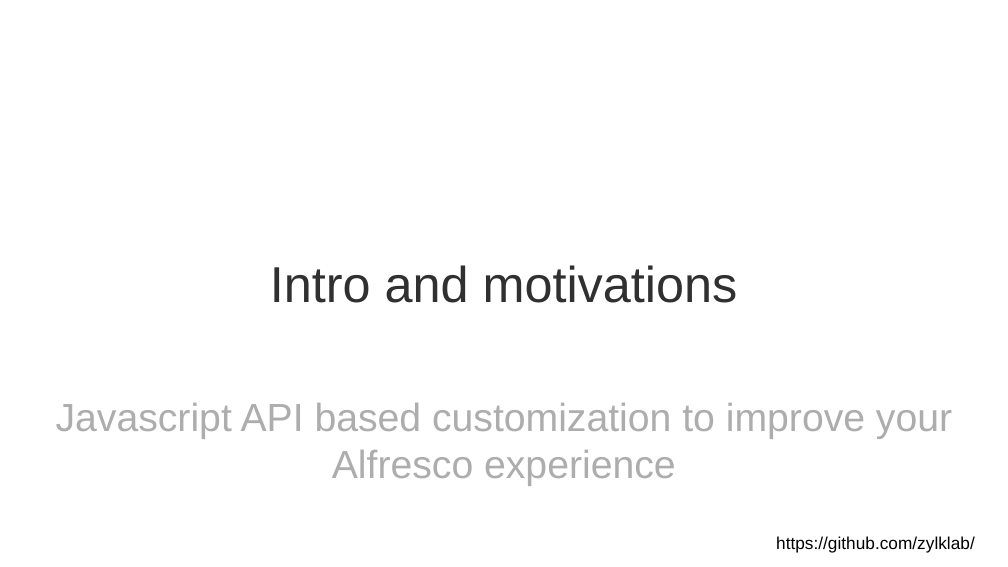
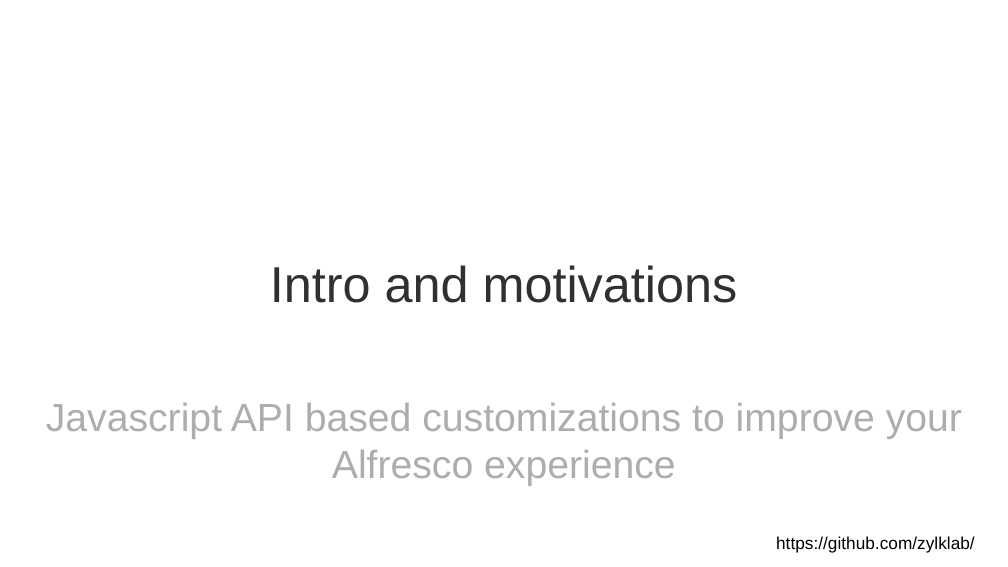
Before and after one commit to OrderOfTheBee/beecon, a slide deck: slide 3 of 2017/assets/files/L08/L08-Javascript API based developments for improving your Alfresco experience [Lightning Talk (5 m)].pptx. Drawn at 1008x567 pixels with LibreOffice and Linux fonts; fonts in the diff are those of the drawing; background and template pictures are left out. Boxes give left, top, right and bottom in pixels: in the first picture for what was removed or moved away, otherwise in the second. Text is boxed around its words. In the diff, an @@ line names an element or a change of style, - is before the commit and + after.

```diff
--- a/2017/assets/files/L08/L08-Javascript API based developments for improving your Alfresco experience [Lightning Talk (5 m)].pptx
+++ b/2017/assets/files/L08/L08-Javascript API based developments for improving your Alfresco experience [Lightning Talk (5 m)].pptx
@@ text at box(46, 403, 962, 486): text changed @@
-Javascript API based customization to improve your Alfresco experience
+Javascript API based customizations to improve your Alfresco experience
```
Also in this commit, not shown: 7 other slides changed, 12 other files.
